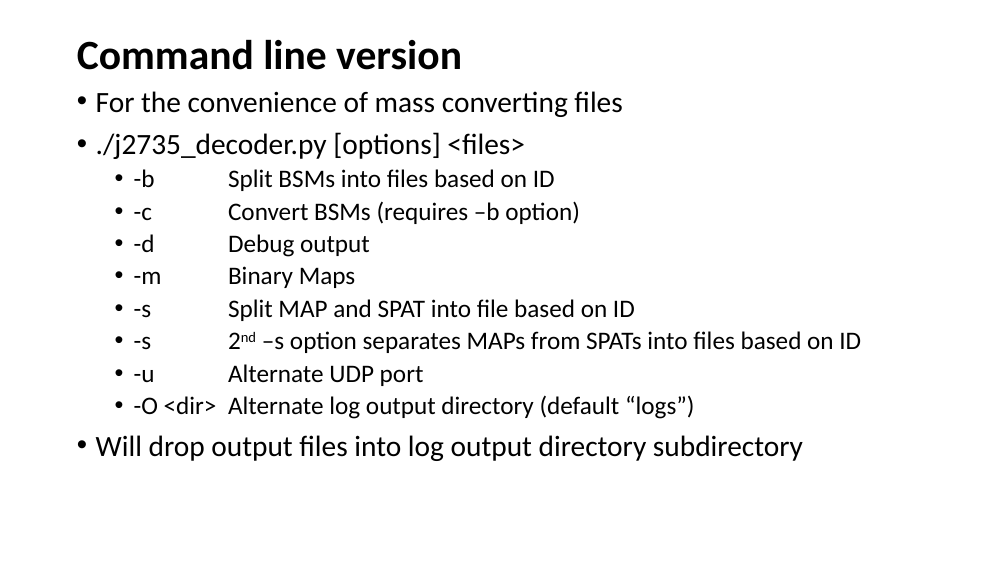
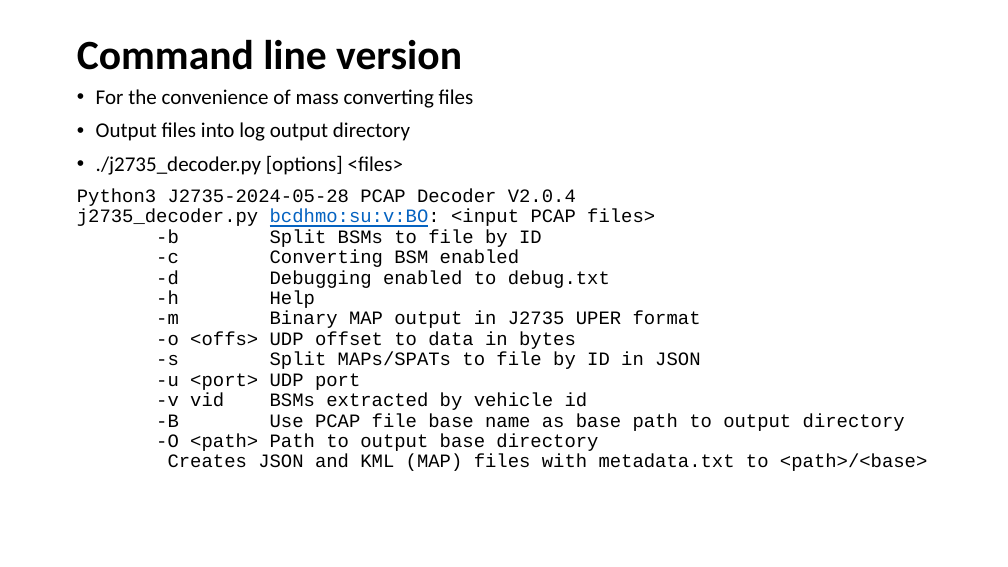
Before and after one commit to nprobert/j2735_tools, a slide deck: slide 5 of docs/NTCNA PCAP Decoder JSON Converter.pptx. Drawn at 1008x567 pixels with LibreOffice and Linux fonts; fonts in the diff are those of the drawing. Boxes give left, top, right and bottom in pixels: in the first picture for what was removed or moved away, otherwise in the second. Text is boxed around its words. In the diff, an @@ line names an element or a change of style, - is before the commit and + after.

```diff
--- a/docs/NTCNA PCAP Decoder JSON Converter.pptx
+++ b/docs/NTCNA PCAP Decoder JSON Converter.pptx
@@ text at bbox=[96, 89, 474, 175]: size 28 to 20 pt in "For the convenience of mass converting files", "./j2735_decoder.py [options] <files>" @@
@@ text at bbox=[96, 122, 410, 141]: paragraph added @@
+• Output files into log output directory
@@ text at bbox=[77, 189, 927, 471]: text changed; size 24 to 18 pt; font Calibri to Courier New @@
-  • -b Split BSMs into files based on ID
-  • -c Convert BSMs (requires –b option)
-  • -d Debug output
-  • -m Binary Maps
-  • -s Split MAP and SPAT into file based on ID
-  • -s 2nd –s option separates MAPs from SPATs into files based on ID
-  • -u Alternate UDP port
-  • -O <dir> Alternate log output directory (default “logs”)
-• Will drop output files into log output directory subdirectory
+Python3 J2735-2024-05-28 PCAP Decoder V2.0.4
+j2735_decoder.py bcdhmo:su:v:BO: <input PCAP files>
+-b Split BSMs to file by ID
+-c Converting BSM enabled
+-d Debugging enabled to debug.txt
+-h Help
+-m Binary MAP output in J2735 UPER format
+-o <offs> UDP offset to data in bytes
+-s Split MAPs/SPATs to file by ID in JSON
+-u <port> UDP port
+-v vid BSMs extracted by vehicle id
+-B Use PCAP file base name as base path to output directory
+-O <path> Path to output base directory
+Creates JSON and KML (MAP) files with metadata.txt to <path>/<base>
```
Also in this commit, not shown: 13 other slides changed, 6 other files.
